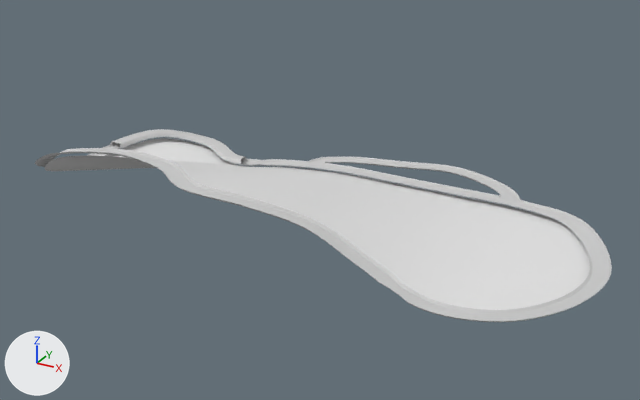
Two versions of the FBX model Assets/Content/Tracks/Vonsnake/UtahProject/UtahProject.FBX, one commit apart.
Before and after are seen from a camera (50 mm lens) standing at (0.956, -1.79, 0.912) and looking at (-0.061, 0.058, -0.013). The axes (+X, +Y, +Z) are drawn at lower left. The lights are the same throughout. Where no turn or scale is listed for an object, it has been applied to the vertices.

Names of what the first picture shows: 'Object', 'Shape', 'TRACK_FLOOR', 'TRACK_WALL'.
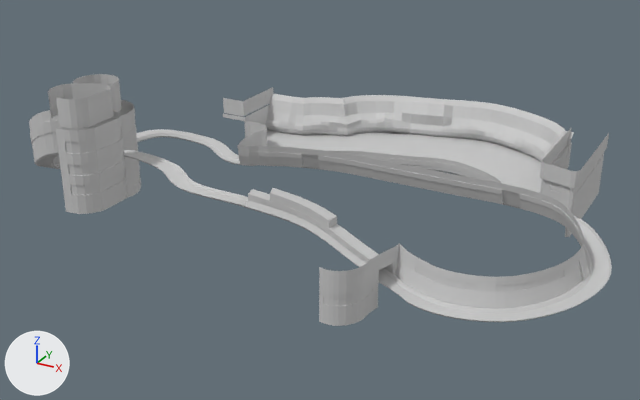
Commit message: Large start on Utah Project's environment

What differs and where, as boxes [x1, y1, x2, y2] in the pictures (640 x 400 px):
'Shape', deleted: before [45, 138, 590, 310]
'Object006', added: after [265, 94, 574, 193]
'Object002', added: after [238, 146, 590, 310]
'Object008', added: after [29, 83, 128, 214]
'Object004', added: after [245, 188, 399, 326]
'Box001', added: after [540, 127, 609, 237]
'Tunnel', added: after [136, 87, 273, 164]
'Object', reshaped: before [110, 129, 246, 164]; after [332, 151, 501, 183]
'Cylinder001', added: after [73, 74, 141, 198]
part 1 of me_mesh_003, added: after [332, 151, 501, 183]
part 2 of me_mesh_003, deleted: before [110, 129, 246, 164]

Edits to the bpy script that builds the scene:
```text
Change me_mesh_003:
    used by ob_object; location = (-0.005, -0.07, 0.0)
    remove me_mesh_003.from_pydata(...)  # 124 vertices, 97 faces; spans x -0.715..-0.353, y 0.076..0.304, z 0.0..0.054
    add me_mesh_003.from_pydata(...)  # 300 vertices, 250 faces; spans x -0.151..0.353, y 0.329..0.432, z 0.005..0.039
    me_mesh_003 part 1: 300 vertices added at x -0.151..0.353, y 0.329..0.432, z 0.005..0.039
    me_mesh_003 part 2: 124 vertices removed from x -0.715..-0.353, y 0.076..0.304, z 0.0..0.054
Add me_mesh_009:
    me_mesh_009.from_pydata(...)  # 396 vertices, 360 faces; spans x -0.088..0.088, y -0.086..0.086, z 0.0..0.295
    me_mesh_009.materials.append(mat_atlas_utahproject)  # its picture is missing
Add me_mesh_008:
    me_mesh_008.from_pydata(...)  # 447 vertices, 372 faces; spans x -0.851..-0.391, y -0.355..0.029, z 0.034..0.333
    me_mesh_008.materials.append(mat_atlas_utahproject)  # its picture is missing
Add me_mesh_002_1:
    me_mesh_002_1.from_pydata(...)  # 412 vertices, 330 faces; spans x -0.715..-0.346, y 0.076..0.546, z 0.0..0.127
    me_mesh_002_1.materials.append(mat_atlas_utahproject)  # its picture is missing
Add me_mesh_004:
    me_mesh_004.from_pydata(...)  # 567 vertices, 492 faces; spans x -0.353..0.656, y -0.244..0.296, z -0.001..0.097
    me_mesh_004.materials.append(mat_atlas_utahproject)  # its picture is missing
Add me_mesh_006:
    me_mesh_006.from_pydata(...)  # 744 vertices, 685 faces; spans x -0.443..0.464, y 0.251..0.764, z 0.004..0.111
    me_mesh_006.materials.append(mat_atlas_utahproject)  # its picture is missing
Add me_mesh_005:
    me_mesh_005.from_pydata(...)  # 376 vertices, 333 faces; spans x -0.029..0.316, y -0.379..-0.198, z -0.027..0.167
    me_mesh_005.materials.append(mat_atlas_utahproject)  # its picture is missing
Add me_mesh_007:
    me_mesh_007.from_pydata(...)  # 357 vertices, 312 faces; spans x -0.018..0.081, y -0.04..0.289, z -0.059..0.12
    me_mesh_007.materials.append(mat_atlas_utahproject)  # its picture is missing
Remove ob_shape:
    ob_shape = bpy.data.objects.new('Shape', me_mesh)
    ob_shape.location = (-0.005, -0.07, -0.01)
Add ob_cylinder001:
    ob_cylinder001 = bpy.data.objects.new('Cylinder001', me_mesh_009)
    ob_cylinder001.location = (-0.571, -0.174, 0.0)
Add ob_object008:
    ob_object008 = bpy.data.objects.new('Object008', me_mesh_008)
    ob_object008.location = (-0.005, -0.07, 0.0)
Add ob_tunnel:
    ob_tunnel = bpy.data.objects.new('Tunnel', me_mesh_002_1)
    ob_tunnel.location = (-0.005, -0.07, 0.0)
Add ob_object002:
    ob_object002 = bpy.data.objects.new('Object002', me_mesh_004)
    ob_object002.location = (-0.005, -0.07, 0.0)
Add ob_object006:
    ob_object006 = bpy.data.objects.new('Object006', me_mesh_006)
    ob_object006.location = (-0.005, -0.07, 0.0)
Add ob_object004:
    ob_object004 = bpy.data.objects.new('Object004', me_mesh_005)
    ob_object004.location = (-0.005, -0.07, 0.0)
Add ob_box001:
    ob_box001 = bpy.data.objects.new('Box001', me_mesh_007)
    ob_box001.location = (0.467, 0.277, 0.0)
```
